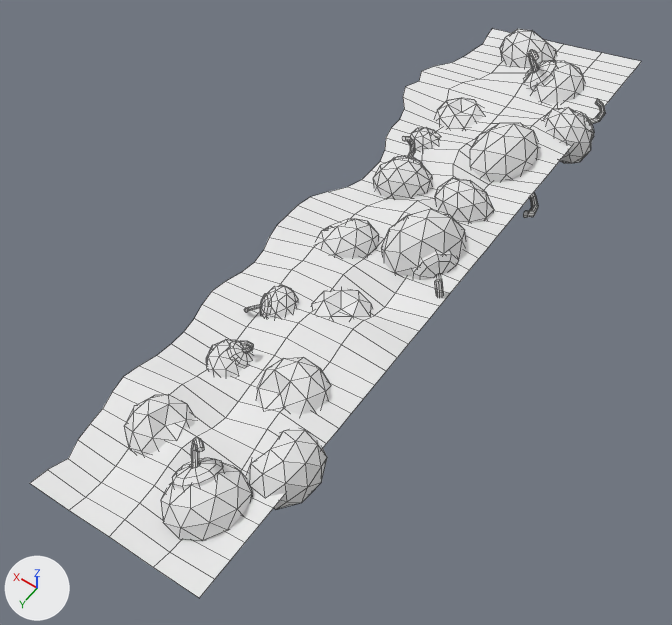
The Blender file Assets/3DModels/Levels/Maps/PepperTile_PlainSide01.blend, before and after one commit.
Both versions are drawn from a camera (50 mm lens) standing at (-2.38, 5.55, 7.22) and looking at (1.04, 0.77, -0.29). The lights are fixed; the arrows at lower left show +X, +Y and +Z. Mesh edges are drawn as thin lines.
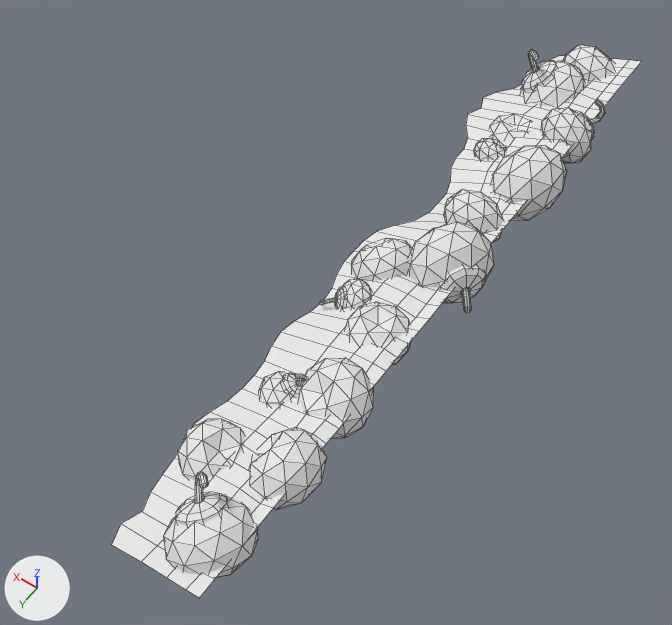
Commit message: Added borders for pepper tiles

Edits to the bpy script that builds the scene:
```text
Change me_plane:
    remove me_plane.from_pydata(...)  # 1659 vertices, 2184 faces; spans x -0.14..2.24, y -4.0..4.0, z -0.32..0.76
    add me_plane.from_pydata(...)  # 1527 vertices, 2023 faces; spans x -0.26..1.37, y -4.13..4.0, z -0.32..0.76
    me_plane part 1: the loose piece of 42 vertices spanning x 1.14..1.53, y 1.09..1.49, z -0.11..0.32 is moved by (-0.54, -0.49, 0.0)
    me_plane part 2: the loose piece of 90 vertices spanning x 1.33..1.61, y 1.28..1.53, z 0.03..0.28 is moved by (-0.54, -0.49, 0.0)
    me_plane part 3: the loose piece of 42 vertices spanning x 0.88..1.62, y -3.98..-3.28, z -0.26..0.44 is moved by (-0.76, -0.15, 0.0)
    me_plane part 4: the loose piece of 42 vertices spanning x 1.27..1.67, y -1.81..-1.42, z -0.14..0.22 is moved by (-0.71, -0.23, 0.04)
    me_plane part 5: the loose piece of 42 vertices spanning x 0.44..1.11, y 0.74..1.37, z -0.17..0.33 is moved by (-0.42, 0.0, 0.07)
    me_plane part 6: the loose piece of 42 vertices spanning x 1.05..1.71, y -2.55..-1.92, z -0.32..0.18 is moved by (-0.65, -0.11, 0.0)
    me_plane part 7: the loose piece of 42 vertices spanning x 1.04..1.66, y 2.66..3.29, z -0.2..0.35 is moved by (-0.54, -0.08, 0.0)
    me_plane part 8: the loose piece of 42 vertices spanning x 0.23..0.92, y 1.74..2.43, z -0.14..0.51 is moved by (-0.31, -0.22, 0.0)
    me_plane part 9: the loose piece of 42 vertices spanning x 0.21..0.87, y -1.12..-0.54, z -0.1..0.52 is moved by (-0.17, 0.08, 0.0)
    me_plane part 10: the loose piece of 42 vertices spanning x 0.97..1.62, y -0.11..0.57, z -0.24..0.39 is moved by (-0.47, 0.0, 0.0)
    me_plane part 11: the loose piece of 42 vertices spanning x 0.15..0.92, y -0.45..0.38, z -0.18..0.71 is moved by (-0.3, 0.0, 0.0)
    me_plane part 12: the loose piece of 90 vertices spanning x 0.05..0.48, y -0.08..0.46, z 0.02..0.53 is moved by (-0.3, 0.0, 0.0)
    me_plane part 13: the loose piece of 42 vertices spanning x 0.17..0.91, y 2.92..3.68, z -0.15..0.52 is moved by (-0.23, 0.22, 0.0)
    me_plane part 14: the loose piece of 90 vertices spanning x 0.47..0.87, y 3.01..3.44, z 0.22..0.76 is moved by (-0.23, 0.22, 0.0)
    me_plane part 15: the loose piece of 42 vertices spanning x 0.21..0.99, y -2.2..-1.33, z -0.29..0.57 is moved by (-0.42, 0.23, 0.06)
    me_plane part 16: the loose piece of 42 vertices spanning x 1.11..1.6, y 1.78..2.27, z -0.23..0.2 is moved by (-0.63, 0.0, 0.0)
    me_plane part 17: the loose piece of 90 vertices spanning x 1.15..1.43, y 1.81..2.08, z 0.01..0.37 is moved by (-0.63, 0.0, 0.0)
    me_plane part 18: the loose piece of 90 vertices spanning x 1.2..1.55, y -1.26..-0.91, z 0.0..0.45 is deleted
    me_plane part 19: the loose piece of 42 vertices spanning x 0.98..1.61, y -1.12..-0.57, z -0.21..0.43 is deleted
    me_plane part 20
    6 vertices are removed from x 0.49..1.76, y -0.91..-0.55, z 0.0..0.27
    16 faces are deleted
    33 vertices in x 1.76..2.24, y -3.82..3.82, z 0.0 move by (-0.87, 0.0, 0.0)
    11 vertices in x 0.49, y -4.0..2.73, z 0.26..0.27 move by (-0.35, 0.0, 0.04)
    9 vertices in x 1.91..2.05, y -3.64..2.91, z 0.0 move by (-0.88, 0.0, 0.0)
    7 vertices in x 0.98, y -3.45..3.82, z 0.17..0.26 move by (-0.62, 0.0, 0.04)
    7 vertices in x 0.49, y -2.36..2.55, z 0.35 move by (-0.35, 0.0, 0.0)
    7 vertices in x 0.49, y -1.64..3.82, z 0.19..0.2 move by (-0.35, 0.0, 0.08)
    99 vertices move from x 0.49..1.97, y -4.0..4.0, z -0.02..0.39 to x 0.14..1.0, y -4.0..4.0, z 0.0..0.37
    6 vertices are added at (0.89, -0.73, 0.0), (0.14, -0.91, 0.26), (0.14, -0.73, 0.27), (0.14, -0.55, 0.31), (0.47, -0.91, 0.17), (0.55, -0.55, 0.21)
    16 new faces join them, mat_peppermaterial (its picture is missing)
```

What differs and where, as boxes [x1, y1, x2, y2] in the pictures (672 x 625 px; the box of a moved part takes in the faces that stretch with it):
'Plane', reshaped (13% narrower): before [30, 29, 641, 598]; after [112, 45, 641, 598]
part 1 of me_plane, moved or reshaped: before [267, 286, 298, 318]; after [342, 279, 372, 309]
part 2 of me_plane, moved or reshaped: before [244, 294, 270, 317]; after [319, 287, 346, 309]
part 3 of me_plane, moved or reshaped: before [500, 29, 557, 67]; after [563, 45, 616, 80]
part 4 of me_plane, moved or reshaped: before [411, 127, 441, 151]; after [474, 138, 506, 160]
part 5 of me_plane, moved or reshaped: before [311, 288, 372, 319]; after [345, 302, 411, 365]
part 6 of me_plane, moved or reshaped: before [435, 98, 484, 129]; after [490, 114, 530, 140]
part 7 of me_plane, moved or reshaped: before [125, 394, 195, 455]; after [178, 419, 245, 480]
part 8 of me_plane, moved or reshaped: before [256, 357, 330, 414]; after [298, 358, 373, 439]
part 9 of me_plane, moved or reshaped: before [435, 178, 494, 223]; after [444, 189, 503, 243]
part 10 of me_plane, moved or reshaped: before [316, 219, 379, 258]; after [351, 238, 412, 281]
part 11 of me_plane, moved or reshaped: before [381, 209, 466, 276]; after [408, 222, 494, 303]
part 12 of me_plane, moved or reshaped: before [412, 251, 459, 297]; after [438, 265, 486, 313]
part 13 of me_plane, moved or reshaped: before [161, 463, 252, 541]; after [164, 497, 258, 577]
part 14 of me_plane, moved or reshaped: before [172, 437, 224, 490]; after [176, 472, 229, 526]
part 15 of me_plane, moved or reshaped: before [470, 123, 539, 182]; after [490, 145, 566, 221]
part 16 of me_plane, moved or reshaped: before [206, 339, 244, 377]; after [259, 371, 292, 406]
part 17 of me_plane, moved or reshaped: before [228, 341, 254, 367]; after [281, 373, 307, 398]
part 18 of me_plane, deleted: before [392, 136, 422, 165]
part 19 of me_plane, deleted: before [373, 158, 432, 199]
part 20 of me_plane, moved or reshaped: before [30, 29, 641, 597]; after [112, 55, 641, 597]
